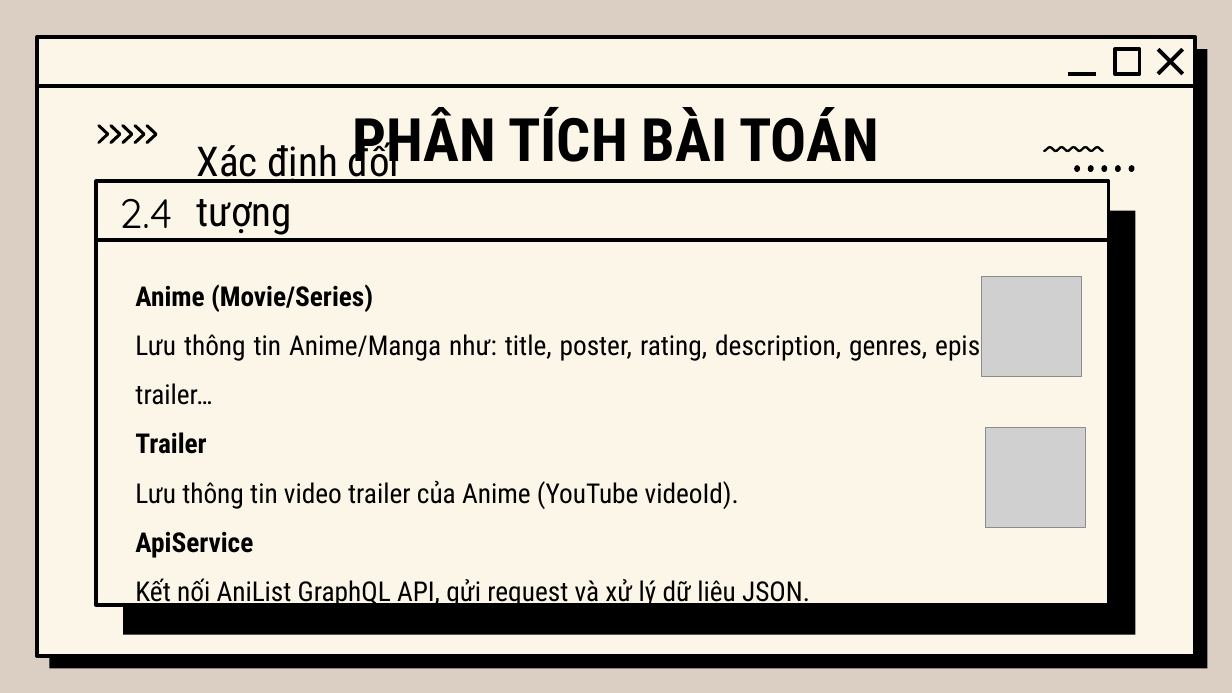
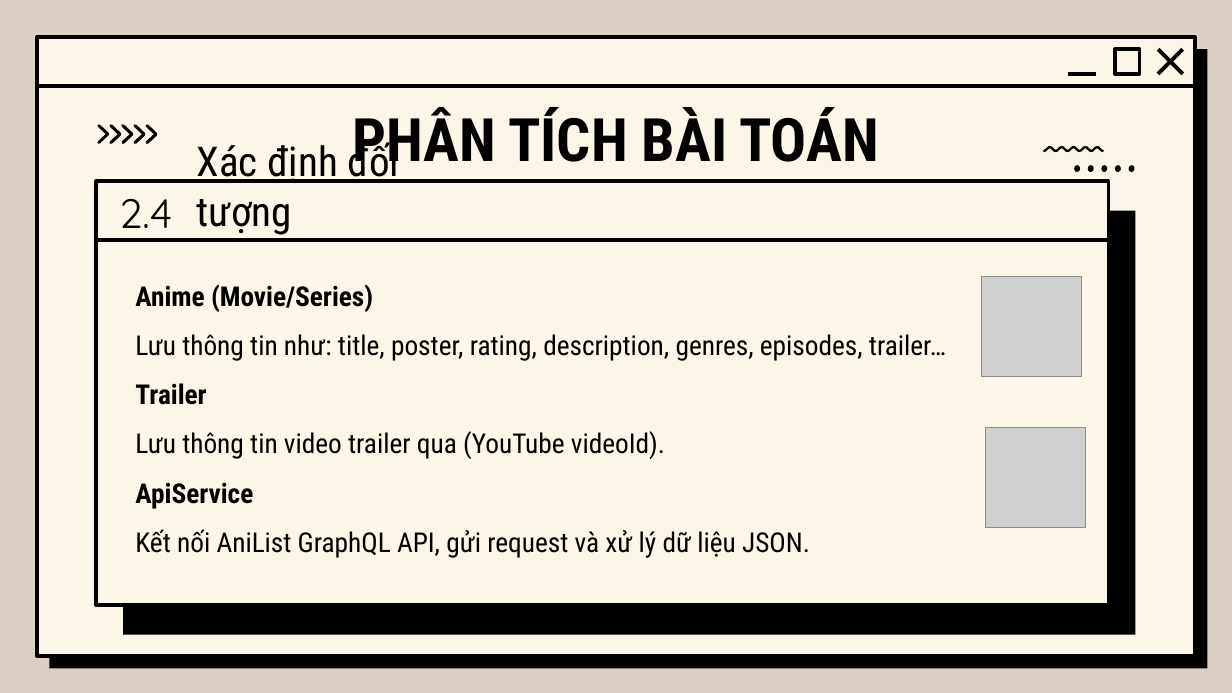
Before and after one commit to Manhwa-Academy/trailer, a slide deck: slide 16 of baocao/báo cáo.pptx. Drawn at 1232x693 pixels with LibreOffice and Linux fonts; fonts in the diff are those of the drawing; grey boxes stand for pictures; background and template pictures are left out. Boxes give left, top, right and bottom in pixels: in the first picture for what was removed or moved away, otherwise in the second. Text is boxed around its words. In the diff, an @@ line names an element or a change of style, - is before the commit and + after.

```diff
--- a/baocao/báo cáo.pptx
+++ b/baocao/báo cáo.pptx
@@ text at (x1=135, y1=334, x2=946, y2=361): text changed @@
-Lưu thông tin Anime/Manga như: title, poster, rating, description, genres, episodes, trailer…
+Lưu thông tin như: title, poster, rating, description, genres, episodes, trailer…
@@ text at (x1=135, y1=431, x2=665, y2=459): text changed @@
-Lưu thông tin video trailer của Anime (YouTube videoId).
+Lưu thông tin video trailer qua (YouTube videoId).
```
Also in this commit, not shown: 14 other slides changed.
